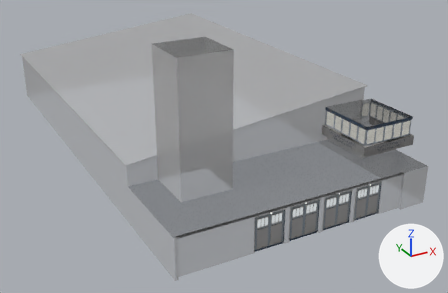
What one commit did to the Blender file PackageSources/modellib/edap-main-building/edap-main-building.blend.
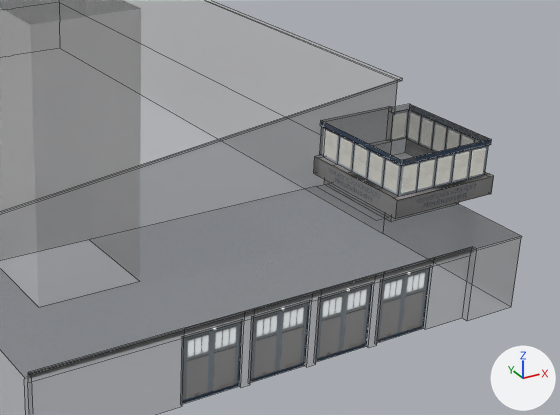
The first picture shows the older version from a 50 mm camera at (-30.0, -64.1, 29.7) aimed at (2.5, -5.0, 0.1). The close-ups show both versions on the part from 36% to 100% of the width and 15% to 88% of the height of that picture; other places that the commit changed are outside them. Lighting does not change. The marker at lower right points along +X, +Y and +Z. The close-ups show mesh edges as thin lines.

The first close-up shows 'Tower', 'body', 'drainage', 'drainage rim'.
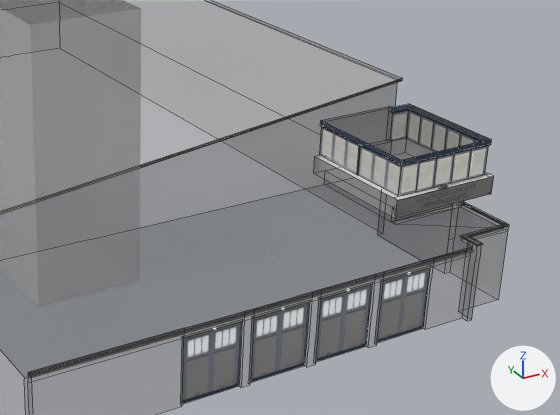
Where the newer file only moved an object's origin or applied its transform, the numbers keep the older frame.

What changed in the scene script:
```text
Add mat_edap_paint_dark_blue:
    mat_edap_paint_dark_blue = bpy.data.materials.new('EDAP paint dark blue')
    # nodes: BsdfPrincipled, OutputMaterial, RGB, Value
    # colours: blue #005baa, black #000000
Add mat_edap_paint_white:
    mat_edap_paint_white = bpy.data.materials.new('EDAP paint white')
    # nodes: BsdfPrincipled, OutputMaterial, RGB, Value
    # colours: light grey #dadada, black #000000
Change me_cube:
    used by ob_body; location = (0.0, 0.0, 0.0)
    remove me_cube.from_pydata(...)  # 140 vertices, 91 faces, 1 loose edge; spans x -13.6..13.6, y -26.0..26.2, z -0.2..9.2
    add me_cube.from_pydata(...)  # 223 vertices, 112 faces, 4 loose edges; spans x -13.6..13.6, y -26.0..26.2, z -0.2..9.2
    me_cube part 1: a new loose piece of 20 vertices spanning x 10.5..13.5, y -26.0..-21.9, z 4.0, in mat_edap_pvc_gray
    me_cube part 2: 1 vertex moved from x 13.5, y -26.0, z 3.8 to x 10.5, y -26.0, z 4.0; 24 vertices removed from x -13.5..13.5, y -26.0..26.0, z -0.2..4.6; 87 vertices added at x -3.1..13.5, y -26.0..-16.1, z -0.2..4.6
    me_cube part 3: 3 faces spanning x -13.6..13.6, y -16.3..26.2, z 5.9..9.2 switch from mat_edap_plaster_white (its picture is missing) to mat_edap_pvc_gray
    me_cube part 4: 1 face spanning x 13.6, y -16.3..26.2, z 9.0..9.2 switches from mat_edap_main_building_south (its picture is missing) to mat_edap_pvc_gray
Change me_cube_002:
    used by ob_tower; location = (0.0, 0.0, 0.0)
    remove me_cube_002.from_pydata(...)  # 95 vertices, 59 faces; spans x 8.18..14.57, y -22.71..-16.02, z 3.8..7.58
    add me_cube_002.from_pydata(...)  # 106 vertices, 66 faces; spans x 8.18..14.57, y -22.71..-16.02, z 3.8..7.58
    me_cube_002 part 5
    12 vertices are removed from x 8.18..8.52, y -21.18..-16.26, z 5.6..7.28
    33 faces are deleted
    4 vertices in x 13.5, y -21.58..-16.04, z 3.8..4.6 move by (-0.42, 0.0, 0.0)
    3 vertices move from x 8.18..8.52, y -18.76..-17.55, z 5.6 to x 8.47..8.52, y -19.2, z 5.6..7.24
    8 vertices are added at x 8.47..8.52, y -19.26..-19.2, z 5.6..7.28
    15 new vertices lie (0.0, 0.0, 1.64) away from vertices in x 8.18..14.26, y -22.39..-16.02, z 5.6
    2 new faces join them, mat_edap_plaster_white (its picture is missing)
    20 new faces join them, mat_edap_tower_window
    16 new faces join them, mat_edap_paint_dark_blue
    2 new faces join them, mat_edap_paint_white
    me_cube_002 part 6: 1 face spanning x 14.57, y -22.71..-16.05, z 4.6..5.6 switches from mat_edap_tower_west to mat_edap_plaster_white (its picture is missing)
    me_cube_002 part 7: 3 faces spanning x 8.18..14.57, y -22.71..-16.34, z 5.6 switch from mat_edap_tower_west to mat_edap_paint_white
    me_cube_002 part 8: 2 faces spanning x 13.1..14.32, y -16.34..-16.26, z 7.28..7.58 switch from mat_edap_plaster_white (its picture is missing) to mat_edap_paint_dark_blue
```

Boxes (x1, y1, x2, y2) around the edits, measured in the close-ups (560 x 415 px; the box of a moved part takes in the faces that stretch with it):
'body', reshaped: before (181, 266, 430, 404); after (0, 0, 509, 404)
'Tower', reshaped: before (314, 104, 494, 219); after (315, 104, 494, 218)
part 1 of me_cube, added: after (460, 202, 509, 246)
part 2 of me_cube, built on: after (233, 266, 430, 388)
part 3 of me_cube, recoloured: after (0, 78, 403, 215)
part 4 of me_cube, recoloured: after (207, 0, 401, 79)
part 5 of me_cube_002, moved or reshaped: before (314, 110, 487, 219); after (315, 110, 487, 198)
part 6 of me_cube_002, recoloured: before (405, 139, 434, 157)
part 7 of me_cube_002, recoloured: (394, 172, 493, 200) in both
part 8 of me_cube_002, recoloured: after (392, 104, 410, 113)
